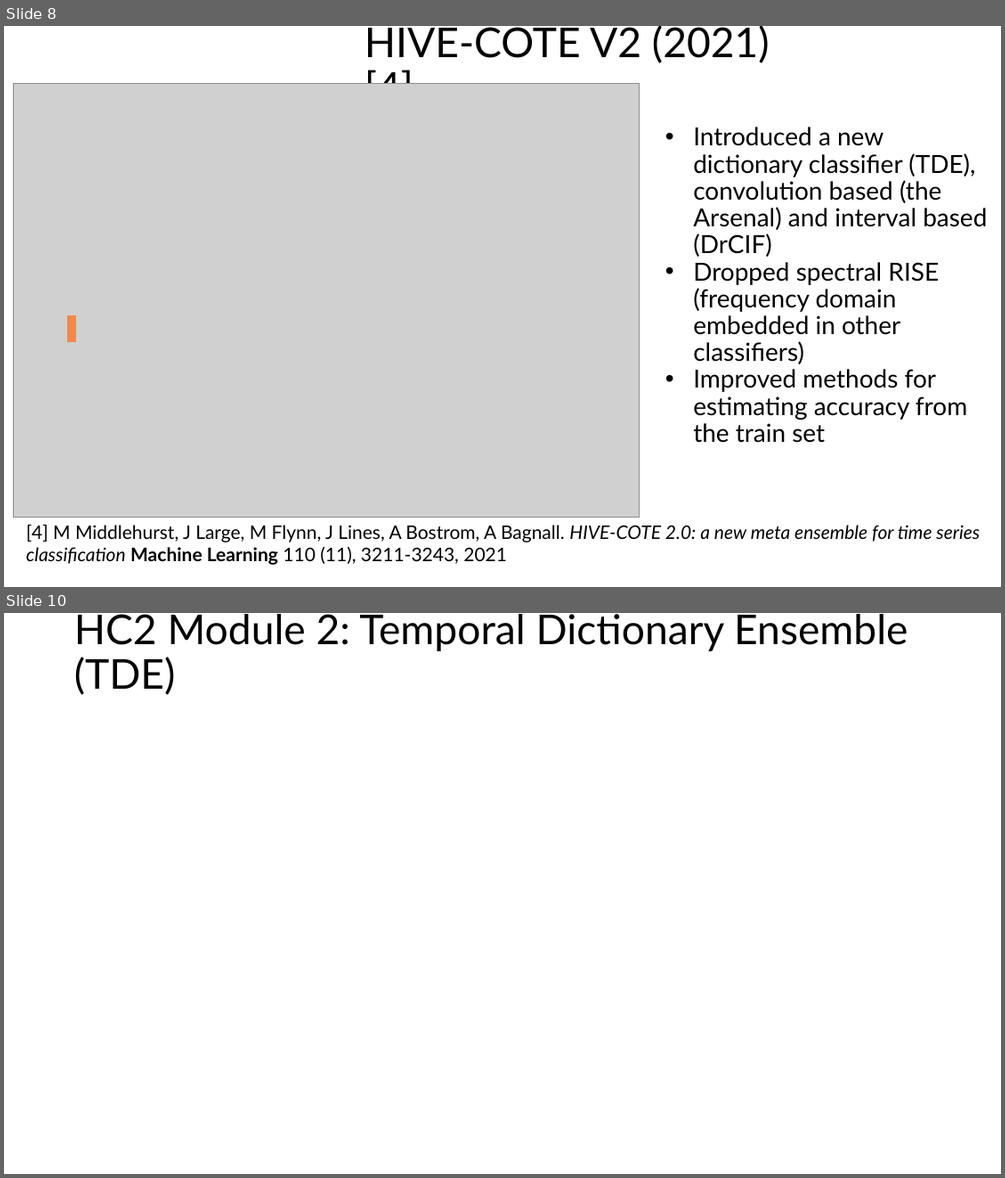
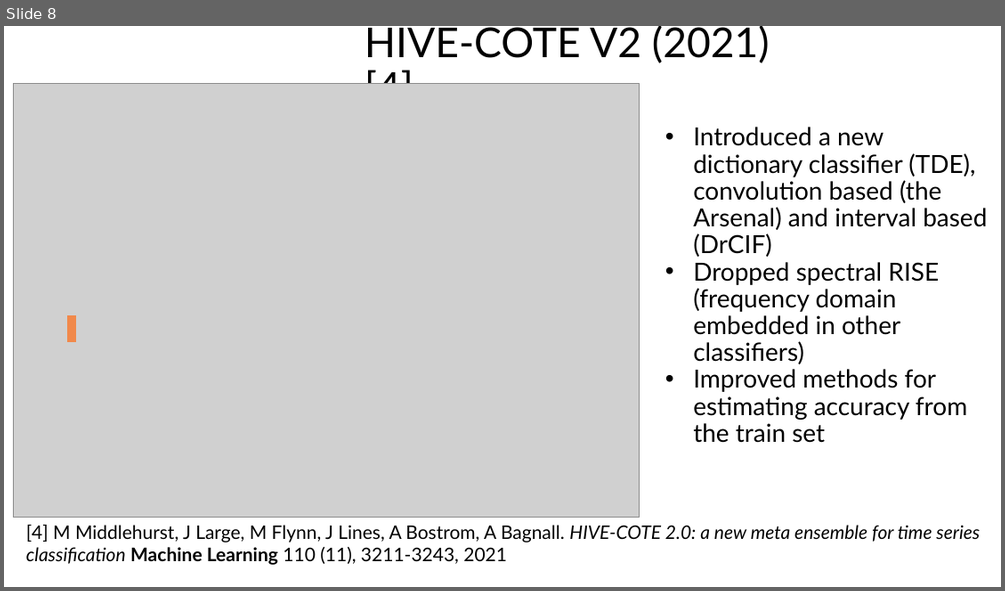
Before and after one commit to aeon-toolkit/aeon-tutorials, a slide deck: KDD-2024/Slides/part9_hybrids.pptx. Shown one above the other, each under a label of ours: slides 8 and 10 before the commit, slide 8 after it; the slides between them are not shown. The pictures are 1005x1178 and 1005x591 pixels, drawn with LibreOffice and Linux fonts; fonts in the diff are those of the drawing; grey boxes stand for pictures. Boxes give left, top, right and bottom in pixels: in the first picture for what was removed or moved away, otherwise in the second. Text is boxed around its words. In the diff, an @@ line names an element or a change of style, - is before the commit and + after.

```diff
--- a/KDD-2024/Slides/part9_hybrids.pptx
+++ b/KDD-2024/Slides/part9_hybrids.pptx
@@ slide 10 removed at [4,613,1001,1174], background #FFFFFF @@
@@ title removed at [74,614,907,695] @@
-HC2 Module 2: Temporal Dictionary Ensemble (TDE)
```
Also in this commit, not shown: 3 slides changed, 5 slides added, 3 other slides removed, 2 other files.
